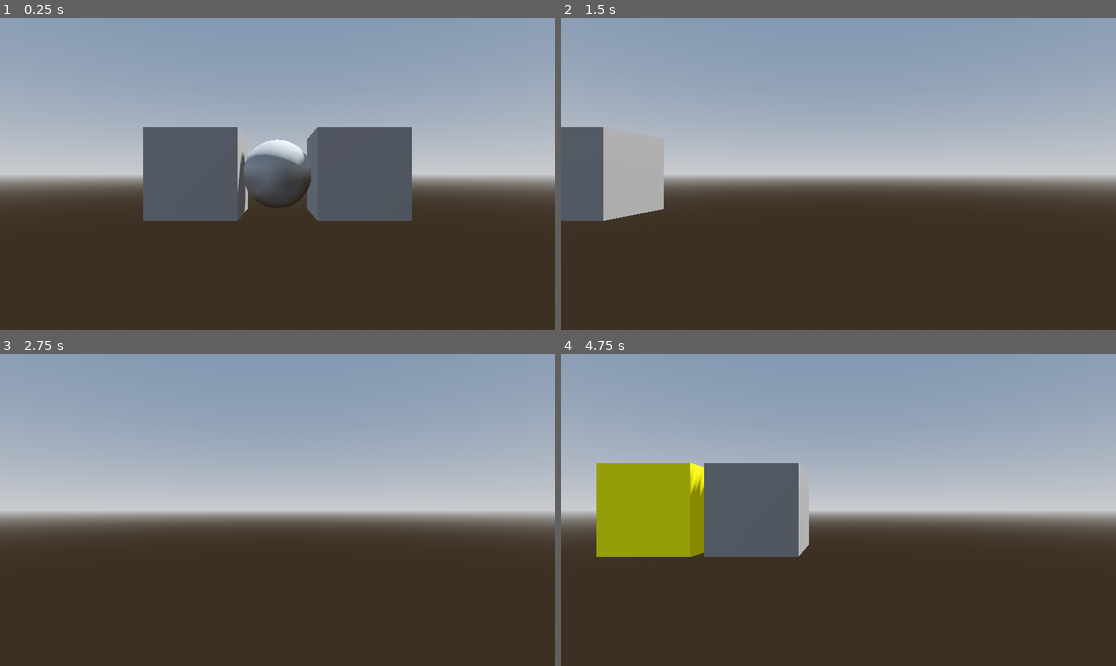
Above: before the commit, frames 1-4 (two rows, left to right).
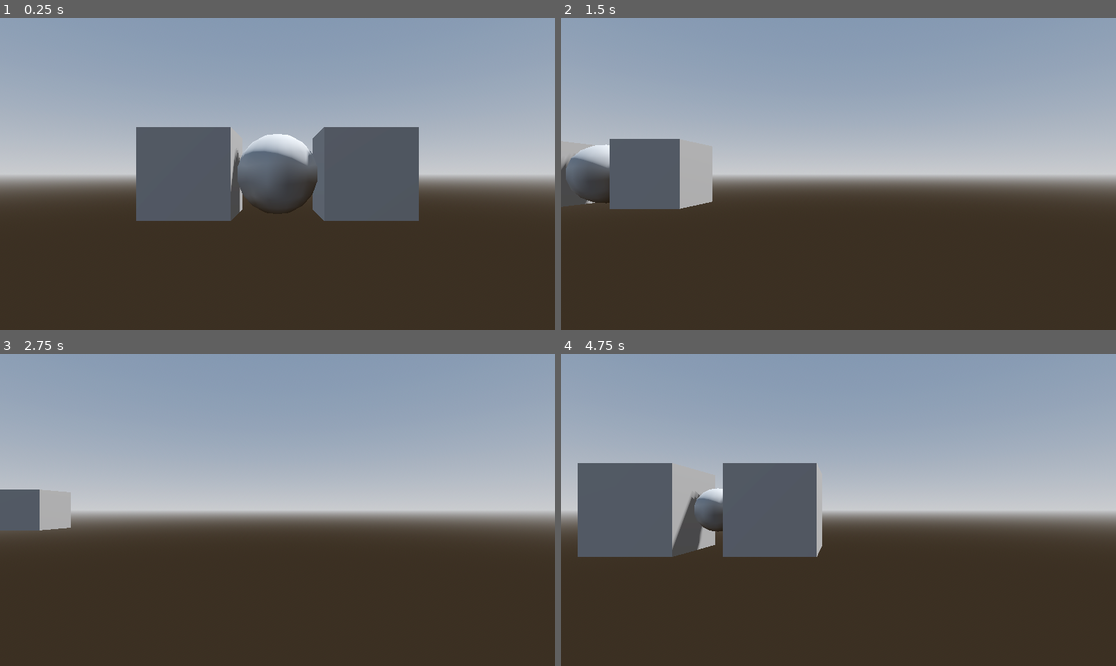
Above: after the commit, the same moments.

Repository: casseveritt/gdfun
Game: Godot game, scene res://main.tscn
Same seed, same stepped clock (60 frames per second), same inputs: the game is played once before the commit and once after it.
Inputs (mouse positions are in pixels of both pictures, inside the frame that each line leads up to):
- Up to frame 1 (0.25 s): no input
- Up to frame 2 (1.5 s): tap Enter at 0.5 s; move the mouse to (960, 158) at 0.52 s; hold D 0.53-1.28 s; hold Shift 0.53-1.28 s; click (960, 158) at 0.67 s; move the mouse to (727, 189) at 1.27 s; hold Down from 1.28 s (still down); tap Shift at 1.35 s; click (727, 189) at 1.42 s
- Up to frame 3 (2.75 s): move the mouse to (333, 441) at 2.02 s; release Down at 2.03 s; hold D from 2.03 s (still down); hold Shift from 2.03 s (still down); click (333, 441) at 2.17 s
- Up to frame 4 (4.75 s): move the mouse to (810, 572) at 2.77 s; release D at 2.78 s; release Shift at 2.78 s; hold Up 2.78-3.53 s; tap Shift at 2.85, 4.35 s; click (810, 572) at 2.92 s; tap Space at 3.5 s; move the mouse to (1005, 556) at 3.52 s; hold Shift 3.53-4.28 s; hold A from 3.53 s (still down); click (1005, 556) at 3.67 s; move the mouse to (672, 463) at 4.27 s; click (672, 463) at 4.42 s

The runs differ from the first frame. In frame 1, 2.0% of the frame differs, in the area x 24-76%, y 34-66%; in frame 2, 5.9%; in frame 3, 1.4%; in frame 4, 8.7%, in the area x 3-48%, y 34-66%.

Commit message:
minor tweaks

Diff:
--- a/gd2/camera_3d.gd
+++ b/gd2/camera_3d.gd
@@ -23,6 +23,10 @@
 func _process(delta):
 		var direction = Vector3.ZERO
 		var b = global_transform.basis
+		if Input.is_key_pressed(KEY_UP):
+			direction -= b.z
+		if Input.is_key_pressed(KEY_DOWN):
+			direction += b.z
 		if Input.is_key_pressed(KEY_W):
 			direction += b.y
 		if Input.is_key_pressed(KEY_A):
--- a/gd2/main.gd
+++ b/gd2/main.gd
@@ -16,6 +16,8 @@
 
 func _process(delta: float) -> void:
 	time += delta
+
+func _physics_process(_delta: float) -> void:
 	if mouse_pos:
 		var from = camera.project_ray_origin(mouse_pos)
 		var to = from + camera.project_ray_normal(mouse_pos) * 1000
@@ -31,5 +33,6 @@
 			if hit:
 				hit.get_parent().exit_child(hit)
 			if obj:
+				print(result)
 				obj.get_parent().enter_child(obj)
 			hit = obj
--- a/gd2/main.tscn
+++ b/gd2/main.tscn
@@ -1,7 +1,7 @@
 [gd_scene load_steps=7 format=3 uid="uid://parogsmheurq"]
 
 [ext_resource type="Script" uid="uid://1pq5i1ei6wms" path="res://main.gd" id="1_0xm2m"]
-[ext_resource type="Script" uid="uid://dv1d8bxbgny6f" path="res://thing.gd" id="1_ig7tw"]
+[ext_resource type="PackedScene" uid="uid://d0dn15ttfrn7q" path="res://thing.tscn" id="3_1bvp3"]
 [ext_resource type="Script" uid="uid://cg47mw1hg7swf" path="res://camera_3d.gd" id="3_h2yge"]
 
 [sub_resource type="ProceduralSkyMaterial" id="ProceduralSkyMaterial_ig7tw"]
@@ -27,23 +27,9 @@
 transform = Transform3D(-0.866025, -0.433013, 0.25, 0, 0.5, 0.866025, -0.5, 0.75, -0.433013, 0, 0, 0)
 shadow_enabled = true
 
-[node name="Thing" type="Node3D" parent="."]
-script = ExtResource("1_ig7tw")
-
-[node name="Sphere" type="CSGSphere3D" parent="Thing"]
-use_collision = true
-radial_segments = 18
-rings = 9
-
-[node name="BoxNegX" type="CSGBox3D" parent="Thing"]
-transform = Transform3D(1, 0, 0, 0, 1, 0, 0, 0, 1, -1, 0, 0)
-use_collision = true
-
-[node name="BoxPosX" type="CSGBox3D" parent="Thing"]
-transform = Transform3D(1, 0, 0, 0, 1, 0, 0, 0, 1, 1, 0, 0)
-use_collision = true
-
 [node name="Camera3D" type="Camera3D" parent="."]
 transform = Transform3D(1, 0, 0, 0, 1, 0, 0, 0, 1, 0, 0, 3.36799)
 fov = 60.0
 script = ExtResource("3_h2yge")
+
+[node name="Thing" parent="." instance=ExtResource("3_1bvp3")]
--- a/gd2/thing.gd
+++ b/gd2/thing.gd
@@ -12,8 +12,8 @@
 	entered_material.albedo_color = Color.YELLOW
 	update_dependent()
 
-func _process(delta: float) -> void:
-	sphere.radius = 0.5 * (0.5 * cos(Main.time * PI) + 0.5)
+func _process(_delta: float) -> void:
+	sphere.radius = 0.5 * (0.5 * cos(Main.time * PI / 10) + 0.5)
 	update_dependent()
 
 func enter_child(child: GeometryInstance3D):
--- /dev/null
+++ b/gd2/thing.tscn
@@ -0,0 +1,19 @@
+[gd_scene load_steps=2 format=3 uid="uid://d0dn15ttfrn7q"]
+
+[ext_resource type="Script" uid="uid://dv1d8bxbgny6f" path="res://thing.gd" id="1_imm6j"]
+
+[node name="Thing" type="Node3D"]
+script = ExtResource("1_imm6j")
+
+[node name="Sphere" type="CSGSphere3D" parent="."]
+use_collision = true
+radial_segments = 18
+rings = 9
+
+[node name="BoxNegX" type="CSGBox3D" parent="."]
+transform = Transform3D(1, 0, 0, 0, 1, 0, 0, 0, 1, -1, 0, 0)
+use_collision = true
+
+[node name="BoxPosX" type="CSGBox3D" parent="."]
+transform = Transform3D(1, 0, 0, 0, 1, 0, 0, 0, 1, 1, 0, 0)
+use_collision = true
Not shown, changed: .gitignore
